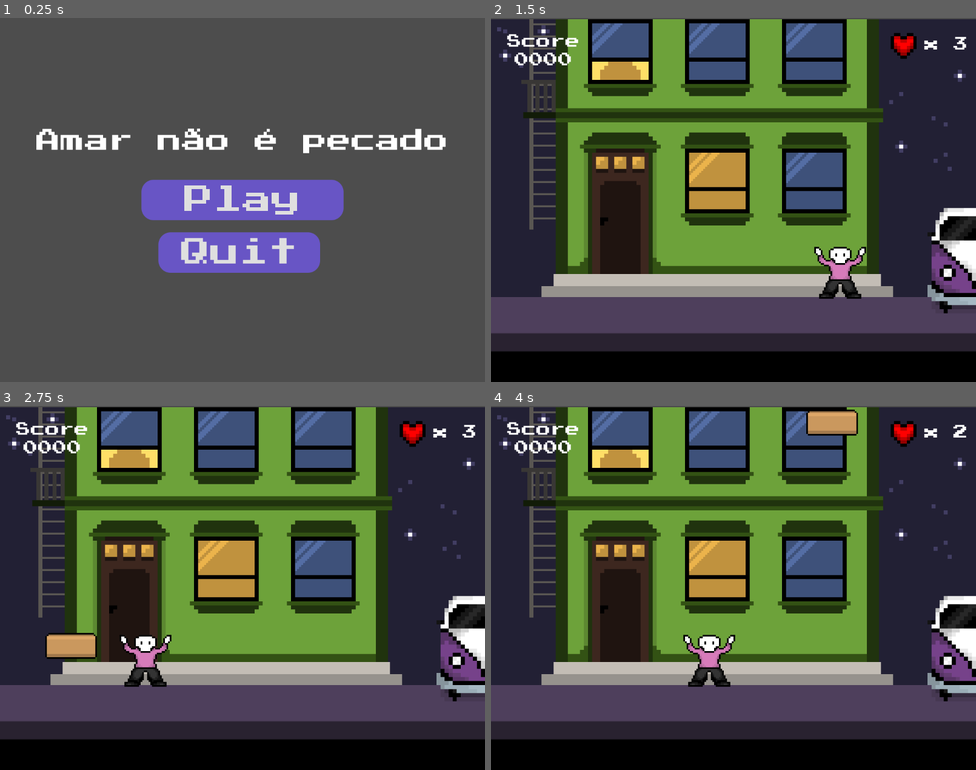
Above: before the commit, frames 1-4 (two rows, left to right).
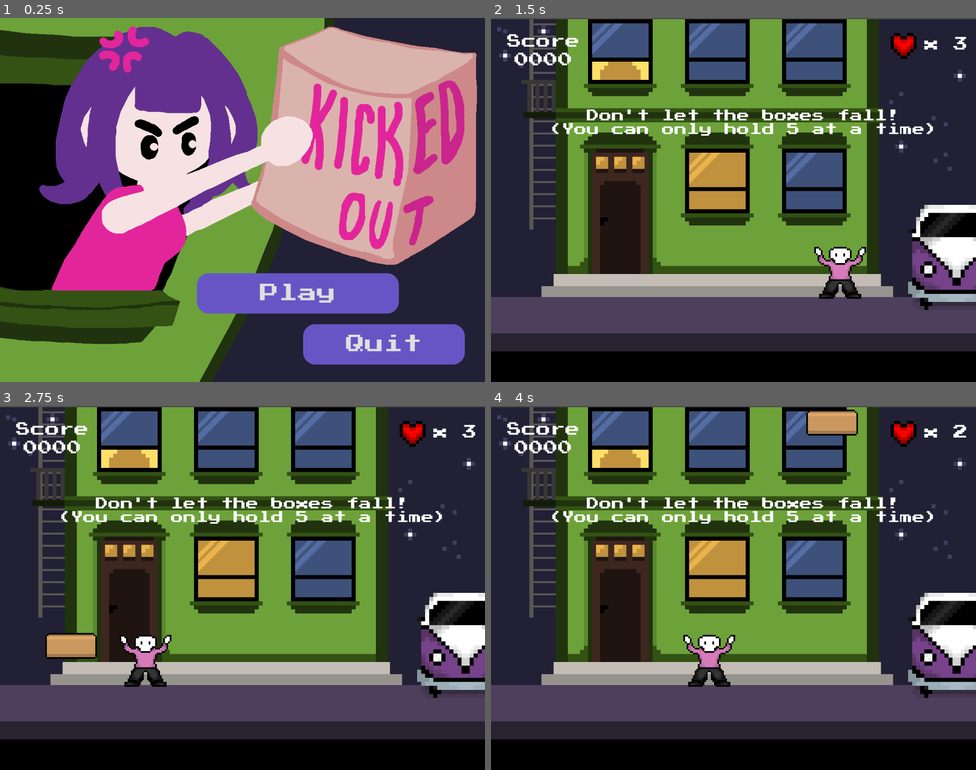
Above: after the commit, the same moments.

Repository: itstaris/amar-nao-eh-pecado
Game: Godot game, scene res://scenes/hud.tscn
Same seed, same stepped clock (60 frames per second), same inputs: the game is played once before the commit and once after it.
Inputs (mouse positions are in pixels of both pictures, inside the frame that each line leads up to):
- Up to frame 1 (0.25 s): no input
- Up to frame 2 (1.5 s): click "Play" at 0.5 s; tap Enter at 1.25 s; move the mouse to (840, 181) at 1.27 s
- Up to frame 3 (2.75 s): move the mouse to (145, 606) at 2.02 s
- Up to frame 4 (4 s): move the mouse to (782, 507) at 2.77 s; tap Space at 3.5 s; move the mouse to (709, 660) at 3.52 s

The runs differ from the first frame. In frame 1, 100% of the frame differs, in the area x 0-100%, y 0-100%; in frame 2, 4.3%; in frame 3, 4.3%; in frame 4, 4.3%.

Commit message:
finished i guess

Diff:
--- a/font_themes/new_theme.tres
+++ b/font_themes/new_theme.tres
@@ -1,4 +1,4 @@
 [gd_resource type="Theme" format=3 uid="uid://djjyjcwvpshfp"]
 
 [resource]
-Button/font_sizes/font_size = 72
+Button/font_sizes/font_size = 47
--- a/scenes/game_over.tscn
+++ b/scenes/game_over.tscn
@@ -1,8 +1,9 @@
-[gd_scene load_steps=9 format=3 uid="uid://du205tcwcttfr"]
+[gd_scene load_steps=10 format=3 uid="uid://du205tcwcttfr"]
 
 [ext_resource type="Script" path="res://scripts/game_over.gd" id="1_vnw8g"]
 [ext_resource type="FontFile" uid="uid://dvgphr601eq8k" path="res://assets/PressStart2P.ttf" id="2_0o3x8"]
 [ext_resource type="Theme" uid="uid://djjyjcwvpshfp" path="res://font_themes/new_theme.tres" id="2_1lucm"]
+[ext_resource type="Texture2D" uid="uid://x8gy2eu2p8de" path="res://assets/gameover_bg.png" id="2_3vsno"]
 [ext_resource type="StyleBox" uid="uid://q3uws5kh1p40" path="res://font_themes/new_style_box_flat.tres" id="3_2oc3i"]
 
 [sub_resource type="StyleBoxFlat" id="StyleBoxFlat_yj0ls"]
@@ -48,6 +49,11 @@
 [node name="GameOver" type="CanvasLayer"]
 script = ExtResource("1_vnw8g")
 
+[node name="Sprite2D" type="Sprite2D" parent="."]
+texture_filter = 1
+position = Vector2(600, 450)
+texture = ExtResource("2_3vsno")
+
 [node name="Control" type="Control" parent="."]
 layout_mode = 3
 anchors_preset = 15
@@ -61,11 +67,12 @@
 anchors_preset = 5
 anchor_left = 0.5
 anchor_right = 0.5
-offset_left = -144.0
-offset_top = 110.0
-offset_right = 144.0
-offset_bottom = 173.0
+offset_left = -265.0
+offset_top = 160.0
+offset_right = 185.0
+offset_bottom = 223.0
 grow_horizontal = 2
+scale = Vector2(1.23, 1.23)
 theme_override_fonts/font = ExtResource("2_0o3x8")
 theme_override_font_sizes/font_size = 45
 text = "GAME OVER!"
@@ -78,9 +85,9 @@
 anchor_left = 0.5
 anchor_right = 0.5
 offset_left = -144.0
-offset_top = 227.0
+offset_top = 281.0
 offset_right = 144.0
-offset_bottom = 290.0
+offset_bottom = 344.0
 grow_horizontal = 2
 theme_override_fonts/font = ExtResource("2_0o3x8")
 theme_override_font_sizes/font_size = 45
@@ -93,10 +100,10 @@
 anchors_preset = 5
 anchor_left = 0.5
 anchor_right = 0.5
-offset_left = -144.0
-offset_top = 314.0
-offset_right = 144.0
-offset_bottom = 377.0
+offset_left = -247.5
+offset_top = 376.0
+offset_right = 247.5
+offset_bottom = 439.0
 grow_horizontal = 2
 theme_override_fonts/font = ExtResource("2_0o3x8")
 theme_override_font_sizes/font_size = 45
@@ -112,9 +119,9 @@
 anchor_right = 0.5
 anchor_bottom = 0.5
 offset_left = -250.0
-offset_top = -15.0
+offset_top = 44.0
 offset_right = 250.0
-offset_bottom = 85.0
+offset_bottom = 144.0
 grow_horizontal = 2
 grow_vertical = 2
 theme = ExtResource("2_1lucm")
@@ -139,9 +146,9 @@
 anchor_right = 0.5
 anchor_bottom = 1.0
 offset_left = -100.0
-offset_top = -325.0
+offset_top = -257.0
 offset_right = 100.0
-offset_bottom = -218.0
+offset_bottom = -150.0
 grow_horizontal = 2
 grow_vertical = 0
 theme = ExtResource("2_1lucm")
--- a/scenes/hud.tscn
+++ b/scenes/hud.tscn
@@ -1,8 +1,9 @@
-[gd_scene load_steps=9 format=3 uid="uid://xviax3ywtwg3"]
+[gd_scene load_steps=10 format=3 uid="uid://xviax3ywtwg3"]
 
 [ext_resource type="Script" path="res://scripts/hud.gd" id="1_248bq"]
 [ext_resource type="Theme" uid="uid://djjyjcwvpshfp" path="res://font_themes/new_theme.tres" id="1_fhvkr"]
 [ext_resource type="StyleBox" uid="uid://q3uws5kh1p40" path="res://font_themes/new_style_box_flat.tres" id="2_dcdud"]
+[ext_resource type="Texture2D" uid="uid://5gjm5t26e210" path="res://assets/menu.png" id="2_juvqo"]
 [ext_resource type="FontFile" uid="uid://dvgphr601eq8k" path="res://assets/PressStart2P.ttf" id="2_vgn8f"]
 
 [sub_resource type="StyleBoxFlat" id="StyleBoxFlat_yj0ls"]
@@ -48,6 +49,11 @@
 [node name="HUD" type="CanvasLayer"]
 script = ExtResource("1_248bq")
 
+[node name="Sprite2D" type="Sprite2D" parent="."]
+texture_filter = 1
+position = Vector2(600, 450)
+texture = ExtResource("2_juvqo")
+
 [node name="Control" type="Control" parent="."]
 layout_mode = 3
 anchors_preset = 15
@@ -56,22 +62,6 @@
 grow_horizontal = 2
 grow_vertical = 2
 
-[node name="TitleLabel" type="Label" parent="Control"]
-layout_mode = 1
-anchors_preset = 5
-anchor_left = 0.5
-anchor_right = 0.5
-offset_left = -144.0
-offset_top = 273.0
-offset_right = 144.0
-offset_bottom = 336.0
-grow_horizontal = 2
-theme_override_fonts/font = ExtResource("2_vgn8f")
-theme_override_font_sizes/font_size = 60
-text = "Amar não é pecado"
-horizontal_alignment = 1
-vertical_alignment = 1
-
 [node name="StartButton" type="Button" parent="Control"]
 layout_mode = 1
 anchors_preset = 8
@@ -79,15 +69,14 @@
 anchor_top = 0.5
 anchor_right = 0.5
 anchor_bottom = 0.5
-offset_left = -200.0
-offset_top = -50.0
-offset_right = 200.0
-offset_bottom = 50.0
+offset_left = -63.0
+offset_top = 181.0
+offset_right = 337.0
+offset_bottom = 281.0
 grow_horizontal = 2
 grow_vertical = 2
 theme = ExtResource("1_fhvkr")
 theme_override_fonts/font = ExtResource("2_vgn8f")
-theme_override_font_sizes/font_size = 0
 theme_override_styles/focus = ExtResource("2_dcdud")
 theme_override_styles/disabled_mirrored = ExtResource("2_dcdud")
 theme_override_styles/disabled = ExtResource("2_dcdud")
@@ -101,17 +90,17 @@
 
 [node name="QuitButton2" type="Button" parent="Control"]
 layout_mode = 1
-anchors_preset = 7
+anchors_preset = 8
 anchor_left = 0.5
-anchor_top = 1.0
+anchor_top = 0.5
 anchor_right = 0.5
-anchor_bottom = 1.0
-offset_left = -158.0
-offset_top = -370.0
-offset_right = 142.0
-offset_bottom = -270.0
+anchor_bottom = 0.5
+offset_left = 200.0
+offset_top = 307.0
+offset_right = 500.0
+offset_bottom = 407.0
 grow_horizontal = 2
-grow_vertical = 0
+grow_vertical = 2
 theme = ExtResource("1_fhvkr")
 theme_override_fonts/font = ExtResource("2_vgn8f")
 theme_override_styles/focus = ExtResource("2_dcdud")
--- a/scenes/main.tscn
+++ b/scenes/main.tscn
@@ -71,6 +71,20 @@
 horizontal_alignment = 2
 vertical_alignment = 1
 
+[node name="instruction" type="Label" parent="CanvasLayer/Control"]
+layout_mode = 0
+offset_left = 144.0
+offset_top = 192.0
+offset_right = 1105.0
+offset_bottom = 291.0
+theme_override_fonts/font = ExtResource("7_8nhbx")
+theme_override_font_sizes/font_size = 31
+text = "
+Don't let the boxes fall!
+(You can only hold 5 at a time)"
+horizontal_alignment = 1
+vertical_alignment = 1
+
 [node name="Heart" type="Sprite2D" parent="CanvasLayer/Control"]
 texture_filter = 1
 position = Vector2(1021, 69)
@@ -78,7 +92,7 @@
 texture = ExtResource("8_kns1o")
 
 [node name="kombi" parent="." instance=ExtResource("5_ciej0")]
-position = Vector2(1200, 600)
+position = Vector2(1152, 592)
 scale = Vector2(2, 2)
 
 [node name="AudioStreamPlayer" type="AudioStreamPlayer" parent="."]
--- a/scripts/main.gd
+++ b/scripts/main.gd
@@ -33,7 +33,9 @@
 		tempo = 1.5
 	if Global.score >= 10:
 		tempo = 1.0
-	if Global.score >= 15:
+	if Global.score >= 25:
+		tempo = 0.7
+	if Global.score >= 40:
 		tempo = 0.5
-	if Global.score >= 20:
+	if Global.score >= 65:
 		tempo = 0.3
--- a/scripts/score_manager.gd
+++ b/scripts/score_manager.gd
@@ -2,10 +2,15 @@
 
 @onready var score_counter: Label = $score_counter as Label
 @onready var life_counter: Label = $life_counter
+@onready var instruction: Label = $instruction
 
 func _ready() -> void:
 	score_counter.text = str("%04d" % Global.score)
 	life_counter.text = str("x ", Global.life)
+	await get_tree().create_timer(4.0).timeout
+	instruction.text = str("Put them in the van!")
+	await get_tree().create_timer(4.0).timeout
+	instruction.queue_free()
 
 func _process(delta: float) -> void:
 	score_counter.text = str("%04d" % Global.score)
Binary file added: assets/gameover_bg.ase
Binary file added: assets/gameover_bg.png
Not shown, added: assets/gameover_bg.png.import
Binary file added: assets/menu.ase
Binary file added: assets/menu.png
Not shown, added: assets/menu.png.import
Not shown: 1 places in scenes/game_over.tscn that only renumber resources
